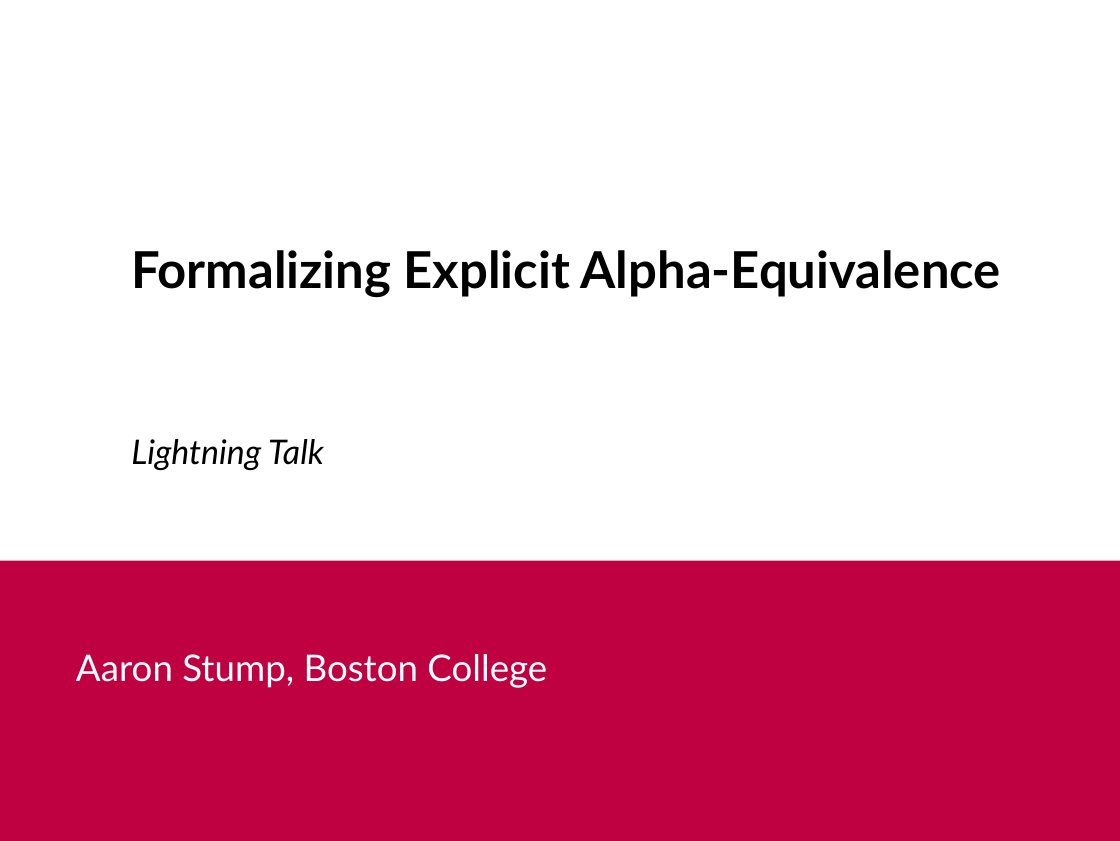
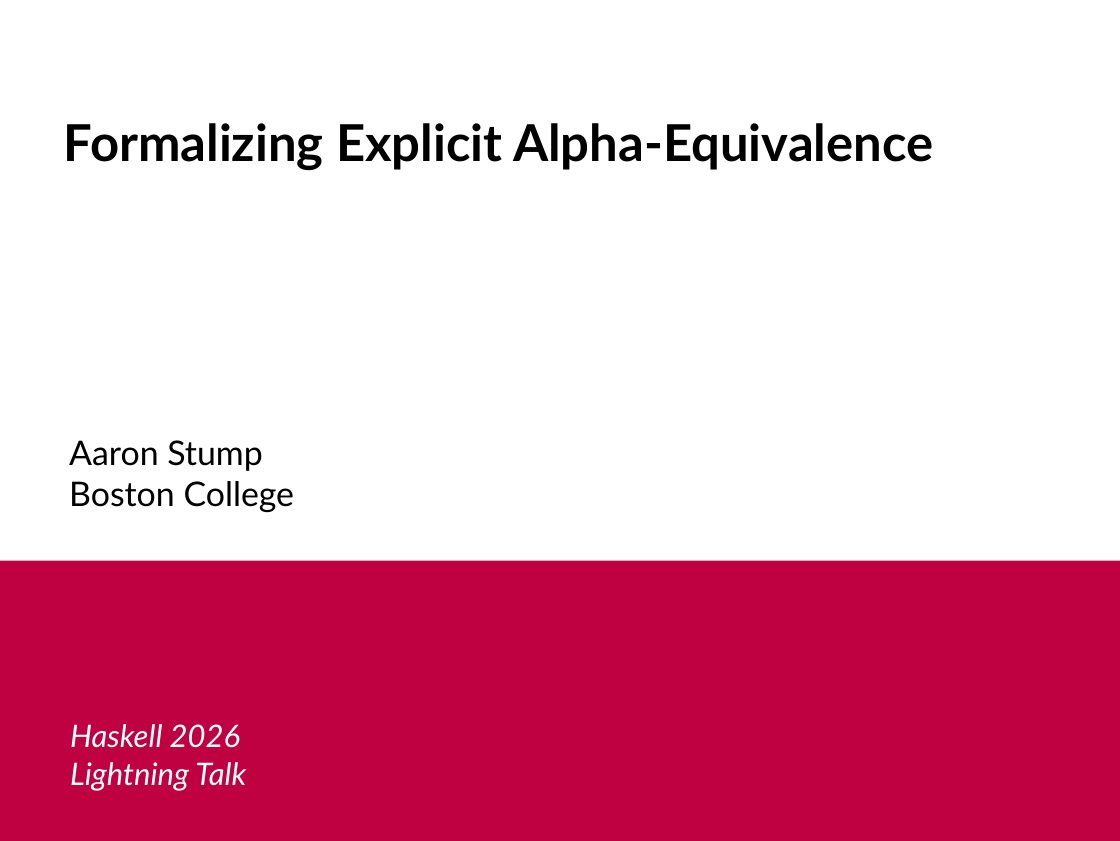
Before and after one commit to astump/explicit-alpha, a slide deck: slide 1 of talks/haskell-2026-lightning-talk/aaron-stump-haskell-2026.odp. Drawn at 1120x841 pixels with LibreOffice and Linux fonts; fonts in the diff are those of the drawing. Boxes give left, top, right and bottom in pixels: in the first picture for what was removed or moved away, otherwise in the second. Text is boxed around its words. In the diff, an @@ line names an element or a change of style, - is before the commit and + after.

```diff
--- a/talks/haskell-2026-lightning-talk/aaron-stump-haskell-2026.odp
+++ b/talks/haskell-2026-lightning-talk/aaron-stump-haskell-2026.odp
@@ text "Formalizing Explicit Alpha-Equivalence" at (64,123,933,170): vertical alignment middle to top @@
@@ text at (64,123,933,170): text changed @@
-Formalizing Explicit Alpha-Equivalence
-Lightning Talk
+Formalizing Explicit Alpha-Equivalence
@@ text "Aaron Stump" at (69,440,295,513): vertical alignment middle to top @@
@@ text at (69,440,295,513): text changed; size 26 to 24 pt; text colour #FFFFFF to #000000 @@
-Aaron Stump, Boston College
+Aaron Stump
+Boston College
@@ text added at (70,724,246,790), 22 pt, text #FFFFFF, italic @@
+Haskell 2026
+Lightning Talk
```
Also in this commit, not shown: 5 other slides changed, 12 slides added.
